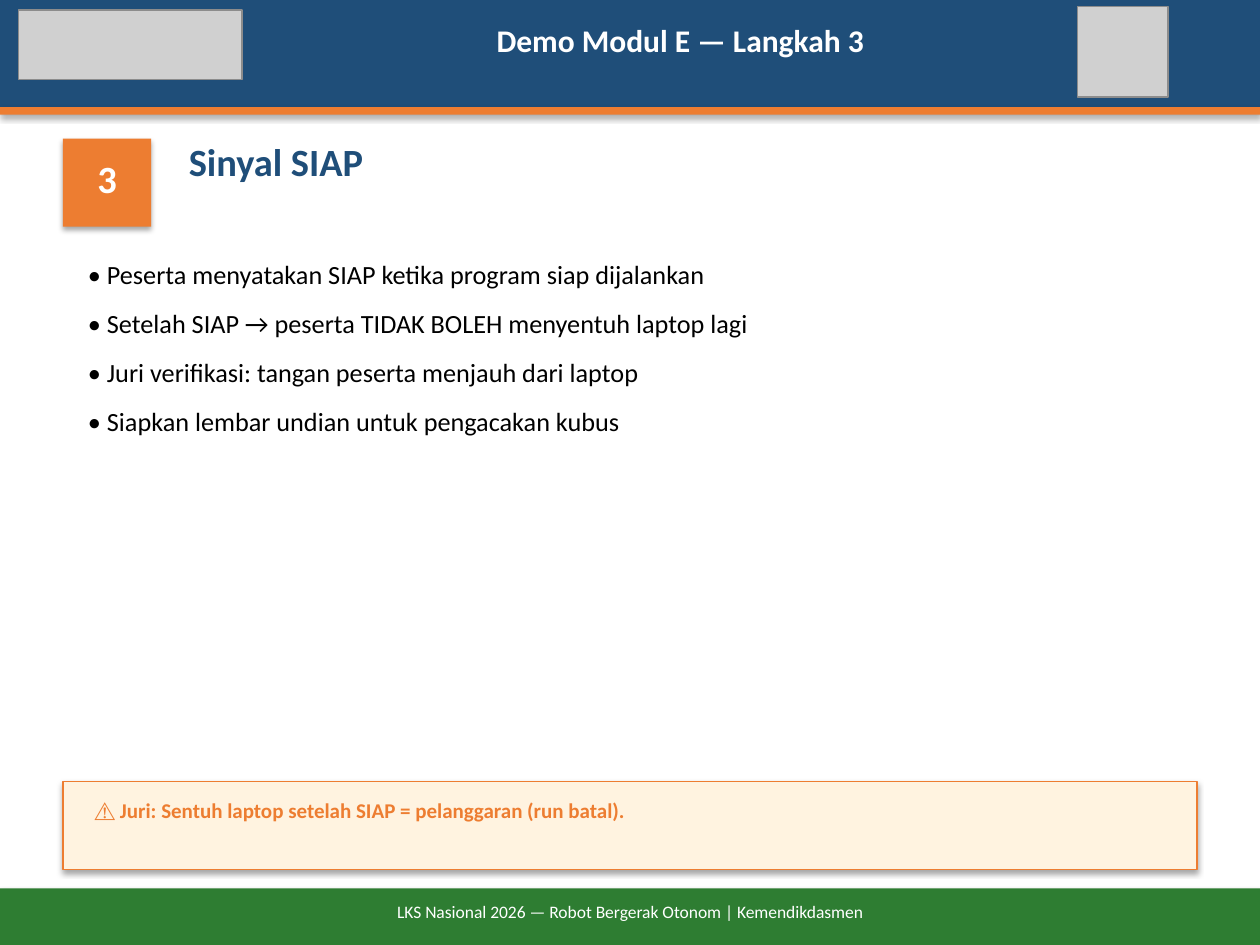
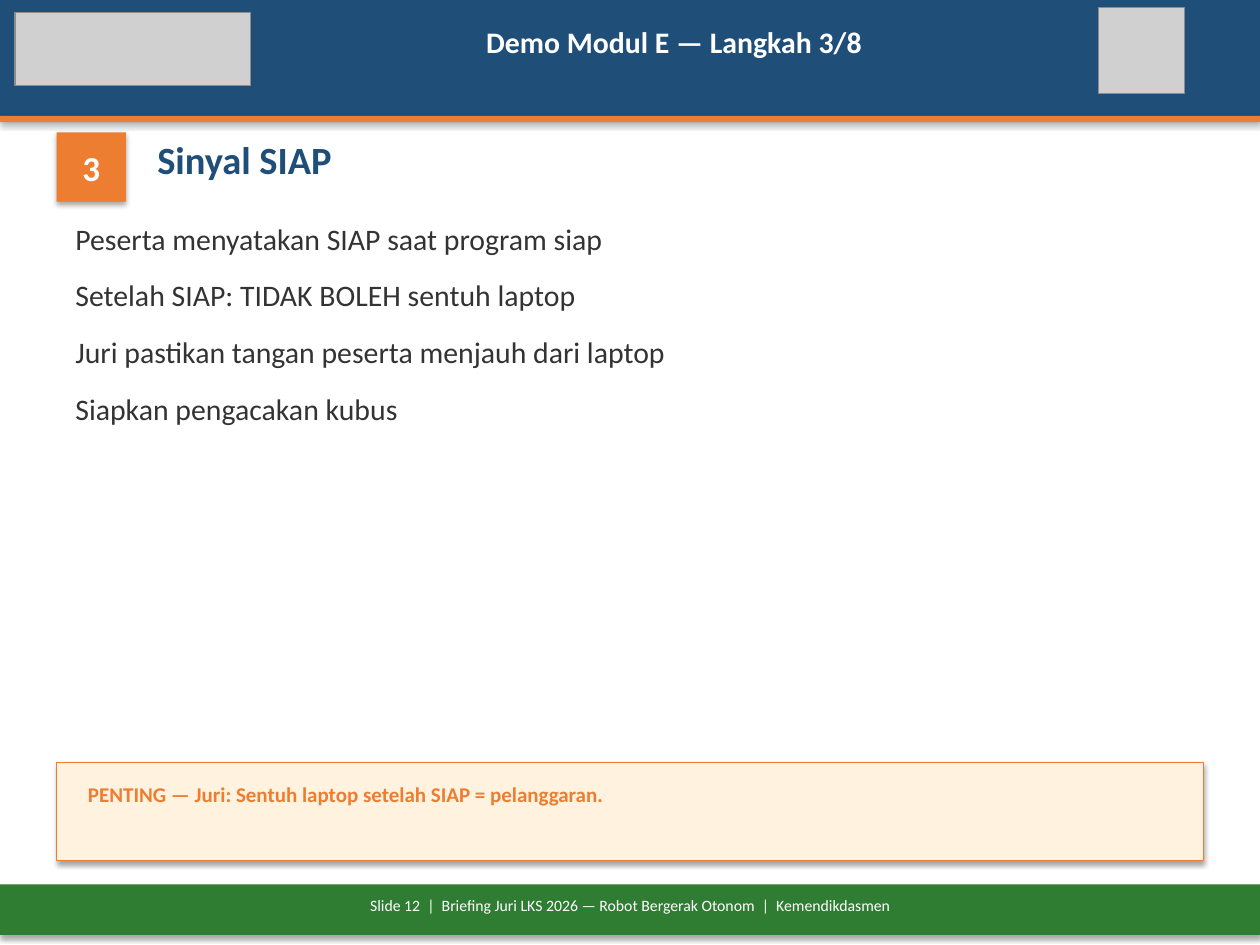
Before and after one commit to antonprafanto/LKS2026, a slide deck: slide 12 of docs/Briefing-Juri-LKS2026-Robot-Otonom.pptx (slide 9 before the commit). Drawn at 1260x945 pixels with LibreOffice and Linux fonts; fonts in the diff are those of the drawing; grey boxes stand for pictures. Boxes give left, top, right and bottom in pixels: in the first picture for what was removed or moved away, otherwise in the second. Text is boxed around its words. In the diff, an @@ line names an element or a change of style, - is before the commit and + after.

```diff
--- a/docs/Briefing-Juri-LKS2026-Robot-Otonom.pptx
+++ b/docs/Briefing-Juri-LKS2026-Robot-Otonom.pptx
@@ rectangle resized from (x1=0, y1=0, x2=1260, y2=107) to (x1=0, y1=0, x2=1260, y2=116) @@
@@ picture resized from (x1=19, y1=10, x2=242, y2=79) to (x1=15, y1=13, x2=251, y2=86) @@
@@ picture resized from (x1=1077, y1=6, x2=1168, y2=97) to (x1=1099, y1=8, x2=1184, y2=93) @@
@@ text at (x1=486, y1=32, x2=862, y2=58): text changed; size 18 to 17 pt @@
-Demo Modul E — Langkah 3
+Demo Modul E — Langkah 3/8
@@ rectangle moved from (x1=0, y1=107, x2=1260, y2=115) to (x1=0, y1=116, x2=1260, y2=122) @@
@@ text "3" moved from (x1=97, y1=167, x2=116, y2=194) to (x1=82, y1=158, x2=100, y2=182) @@
@@ text "3" at (x1=82, y1=158, x2=100, y2=182): size 22 to 20 pt @@
@@ rectangle resized from (x1=63, y1=139, x2=151, y2=227) to (x1=57, y1=132, x2=126, y2=202) @@
@@ text "Sinyal SIAP" moved from (x1=189, y1=149, x2=363, y2=182) to (x1=157, y1=147, x2=331, y2=180) @@
@@ text at (x1=75, y1=229, x2=665, y2=425): text changed; size 15 to 17 pt; text colour #000000 to #333333 @@
-• Peserta menyatakan SIAP ketika program siap dijalankan
-• Setelah SIAP → peserta TIDAK BOLEH menyentuh laptop lagi
-• Juri verifikasi: tangan peserta menjauh dari laptop
-• Siapkan lembar undian untuk pengacakan kubus
+Peserta menyatakan SIAP saat program siap
+Setelah SIAP: TIDAK BOLEH sentuh laptop
+Juri pastikan tangan peserta menjauh dari laptop
+Siapkan pengacakan kubus
@@ rectangle resized from (x1=63, y1=781, x2=1197, y2=869) to (x1=57, y1=762, x2=1203, y2=861) @@
@@ text at (x1=88, y1=787, x2=603, y2=806): text changed @@
-⚠ Juri: Sentuh laptop setelah SIAP = pelanggaran (run batal).
+PENTING — Juri: Sentuh laptop setelah SIAP = pelanggaran.
@@ rectangle resized from (x1=0, y1=888, x2=1260, y2=945) to (x1=0, y1=885, x2=1260, y2=935) @@
@@ text at (x1=370, y1=900, x2=890, y2=914): text changed; size 10 to 9 pt @@
-LKS Nasional 2026 — Robot Bergerak Otonom | Kemendikdasmen
+Slide 12 | Briefing Juri LKS 2026 — Robot Bergerak Otonom | Kemendikdasmen
```
Also in this commit, not shown: 16 other slides changed, 6 slides added, 3 slides removed, 2 other files.
